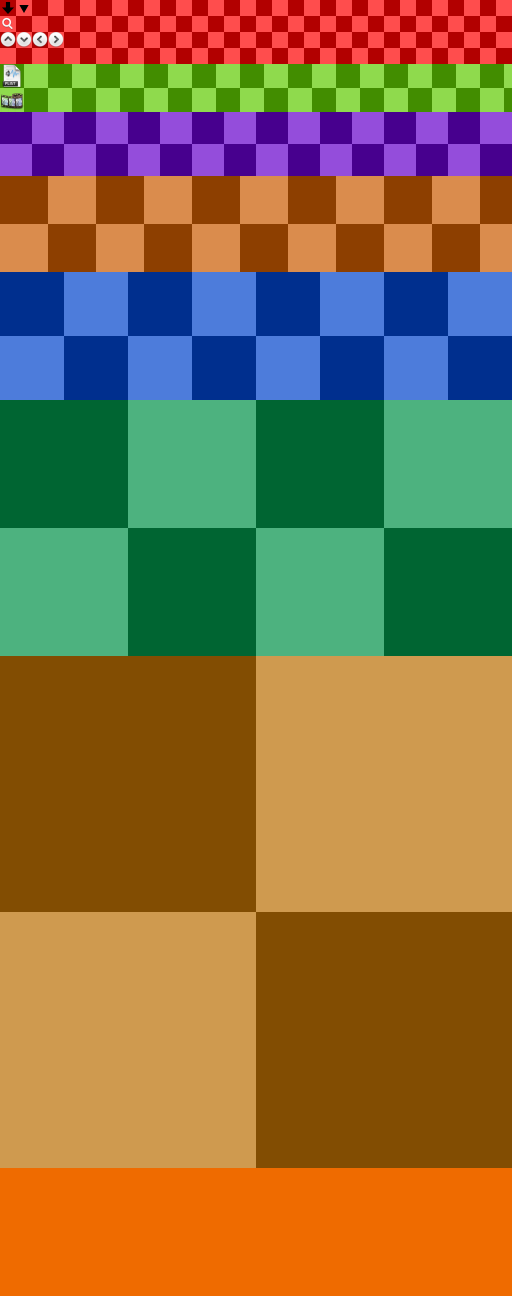
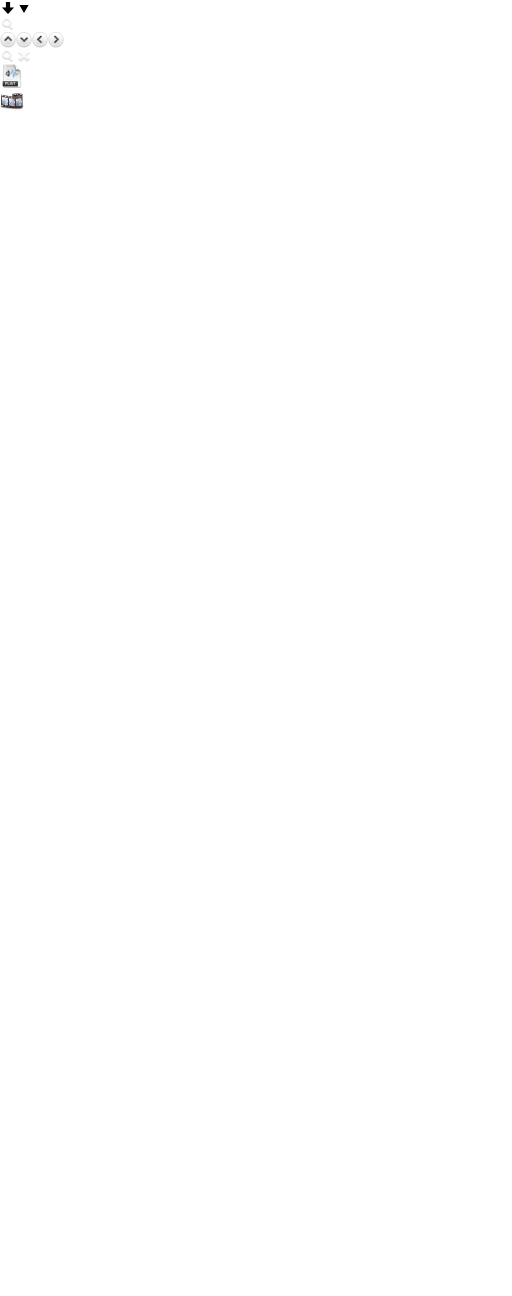
Layers edited between the first and the second 512 x 1296 image:
added layer "close" in group "16px" over [18, 50, 30, 62]
added layer "search" (1st of 2, in "16px") in group "16px" over [1, 49, 13, 62]
hid "背景格子" (1st of 2) over [0, 0, 512, 1168]
hid "大小分布" over [0, 0, 512, 1296]
